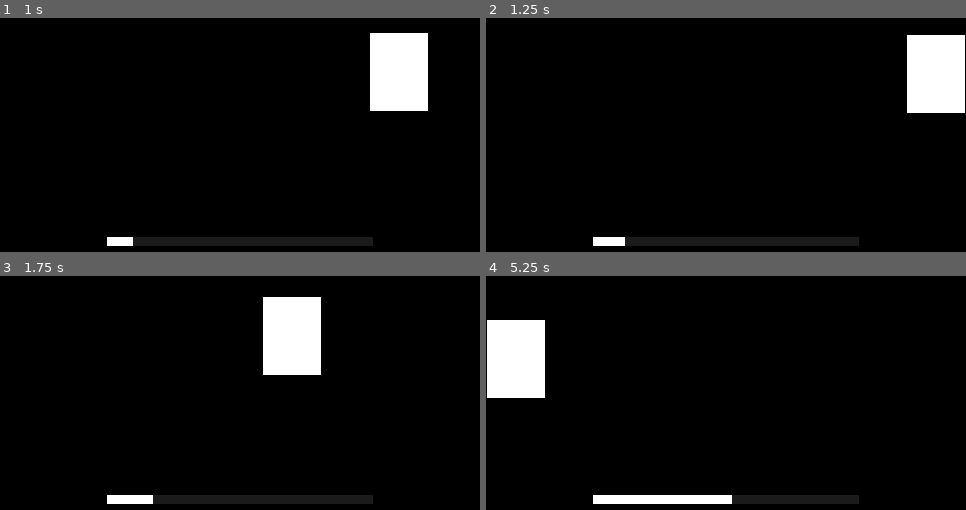
Above: before the commit, frames 1-4 (two rows, left to right).
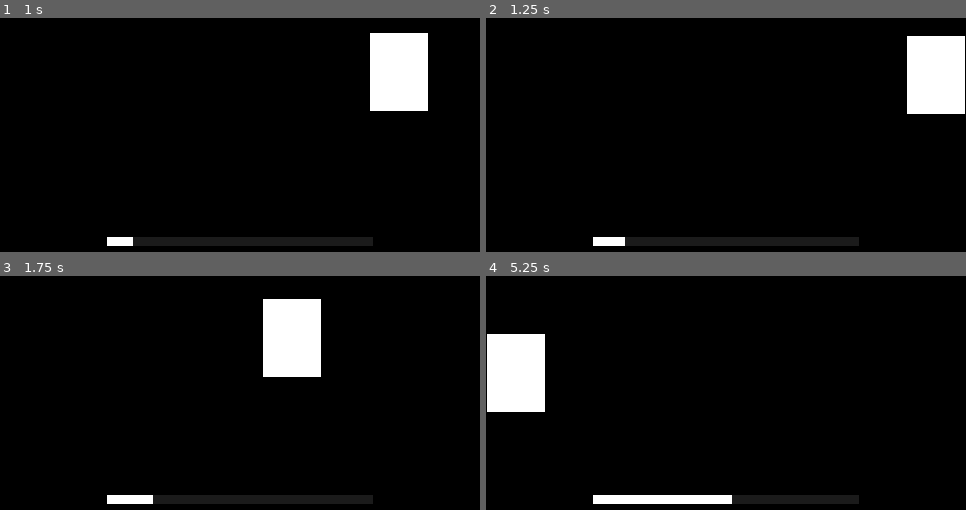
Above: after the commit, the same moments.

Repository: enzoritto/static-hyperspace
Game: Godot game, scene res://levels/Main.tscn
Same seed, same stepped clock (60 frames per second), same inputs: the game is played once before the commit and once after it.
Inputs:
- Up to frame 1 (1 s): tap Enter at 0.5 s; hold Right (move_right) from 0.53 s (still down); hold Space (boost) from 0.53 s (still down)
- Up to frame 2 (1.25 s): keep holding Right (move_right); keep holding Space (boost)
- Up to frame 3 (1.75 s): release Right (move_right) at 1.28 s; release Space (boost) at 1.28 s; hold Left (move_left) from 1.28 s (still down); tap Space (boost) at 1.35 s
- Up to frame 4 (5.25 s): release Left (move_left) at 2.03 s; hold Space (boost) 2.03-2.78 s; hold Right (move_right) 2.03-3.53 s; tap Space (boost) at 2.85, 3.5, 4.35 s; hold Space (boost) 3.53-4.28 s; hold Left (move_left) from 3.53 s (still down); tap Enter at 5 s; hold Space (boost) from 5.03 s (still down)

Frame 1 is identical in both runs. In frame 2, 0.1% of the frame differs, in the area x 87-100%, y 7-42%; in frame 3, 0.2%; in frame 4, 1.4%, in the area x 0-13%, y 18-59%.

Commit message:
Improve player movement
Switch move_and_collide with move_and_slide & _process with _physics_process

Diff:
--- a/scripts/Player.gd
+++ b/scripts/Player.gd
@@ -13,13 +13,13 @@
 onready var boost_bar : ProgressBar = get_node("../GUI/Boost Bar")
 
 func _ready():
-	set_process(true)
+	set_physics_process(true)
 
 func _input(event):
 	if event.is_action_pressed("boost") and boost_ammount >= max_boost_ammount:
 		boost()
 
-func _process(delta):
+func _physics_process(delta):
 	boost_bar.value = boost_ammount
 
 	if not boost_ammount >= max_boost_ammount:
@@ -27,16 +27,16 @@
 
 	direction = Vector2.ZERO
 	if is_boosting == true:
-		direction.y -= boost_strength * delta
+		direction.y -= boost_strength
 	else:
-		direction.y += pull * delta
+		direction.y += pull
 
 	if Input.is_action_pressed("move_right"):
-		direction.x += speed * delta
-	elif Input.is_action_pressed("move_left"):
-		direction.x -= speed * delta
+		direction.x += speed
+	if Input.is_action_pressed("move_left"):
+		direction.x -= speed
 
-	move_and_collide(direction)
+	move_and_slide(direction, Vector2.UP)
 
 func boost():
 	boost_timer.start()
